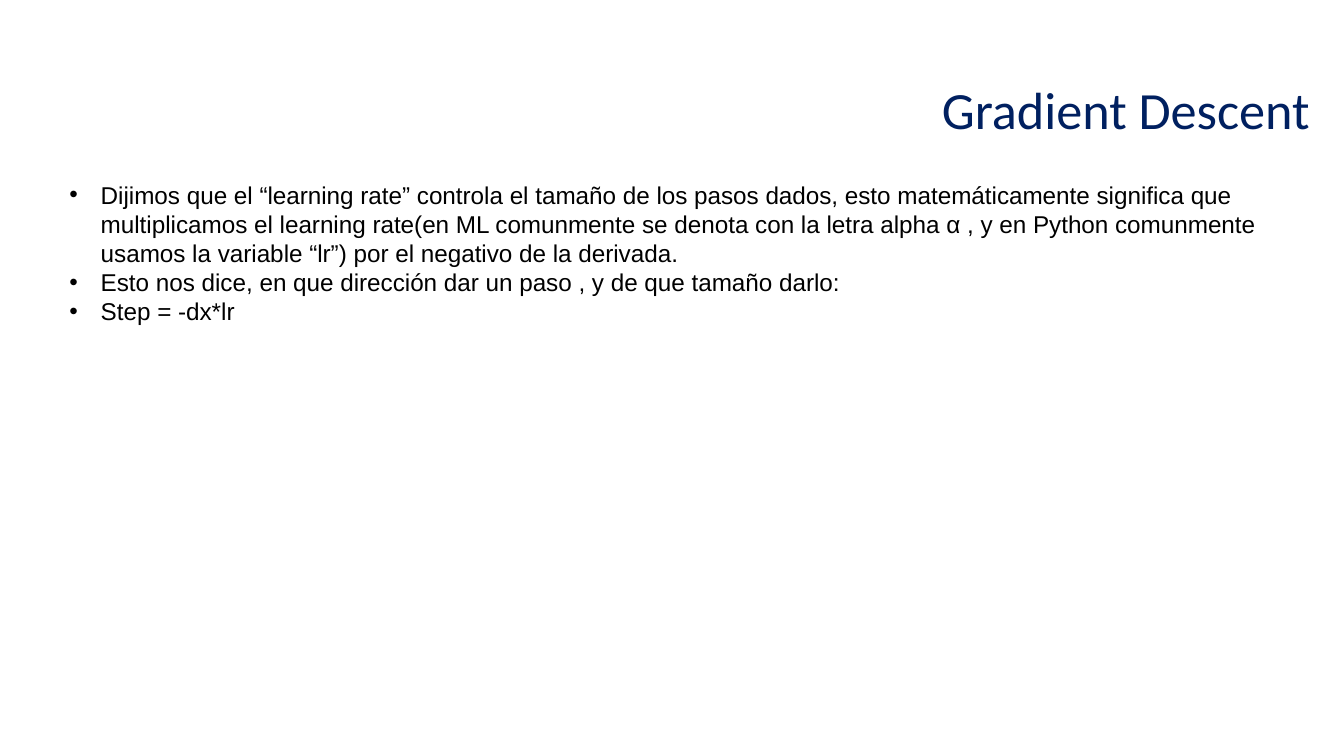
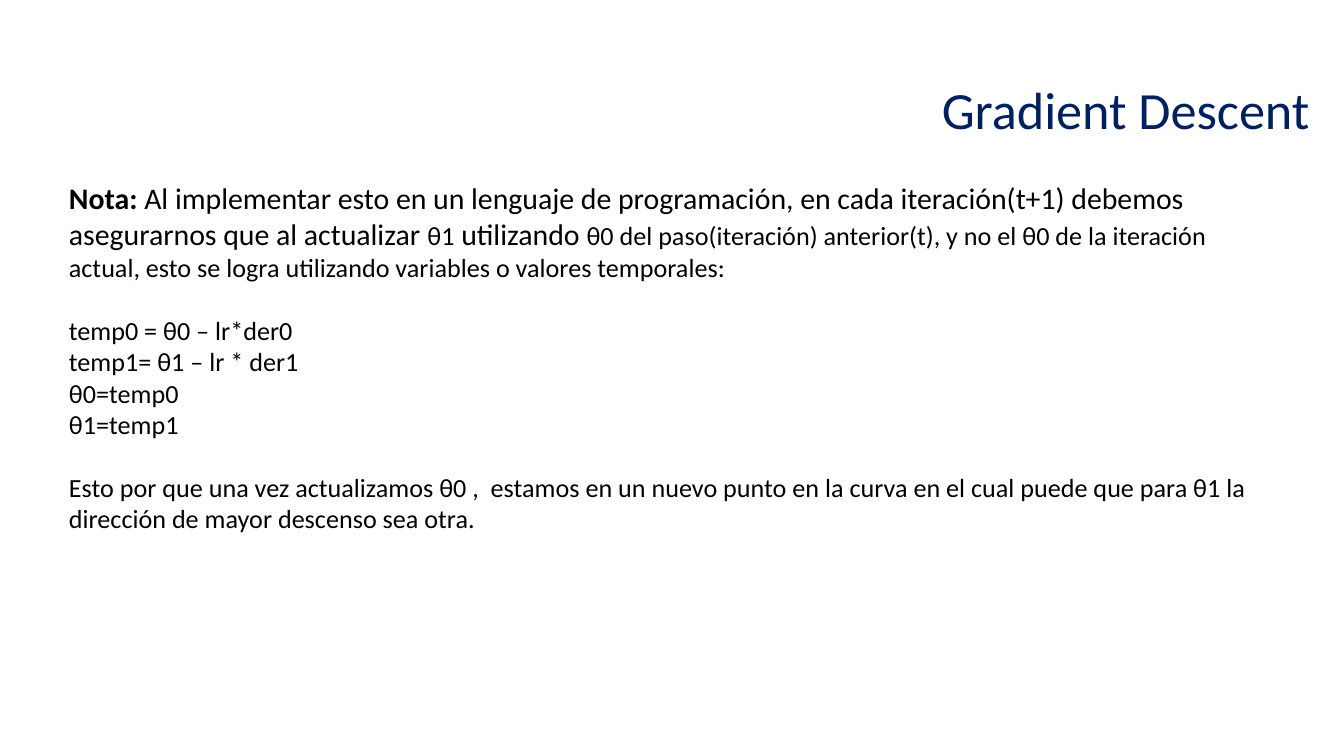
Before and after one commit to ErickDiaz/UFM_Machine_Learning_class, a slide deck: slide 15 of 201801/Clase12_GradientDescent2.pptx (slide 21 before the commit). Drawn at 1344x756 pixels with LibreOffice and Linux fonts; fonts in the diff are those of the drawing; background and template pictures are left out. Boxes give left, top, right and bottom in pixels: in the first picture for what was removed or moved away, otherwise in the second. Text is boxed around its words. In the diff, an @@ line names an element or a change of style, - is before the commit and + after.

```diff
--- a/201801/Clase12_GradientDescent2.pptx
+++ b/201801/Clase12_GradientDescent2.pptx
@@ text at box(69, 187, 1245, 533): text changed; size 13 to 14 pt; font Arial to Calibri @@
-• Dijimos que el “learning rate” controla el tamaño de los pasos dados, esto matemáticamente significa que multiplicamos el learning rate(en ML comunmente se denota con la letra alpha α , y en Python comunmente usamos la variable “lr”) por el negativo de la derivada.
-• Esto nos dice, en que dirección dar un paso , y de que tamaño darlo:
-  Step = -dx*lr
+Nota: Al implementar esto en un lenguaje de programación, en cada iteración(t+1) debemos asegurarnos que al actualizar θ1 utilizando θ0 del paso(iteración) anterior(t), y no el θ0 de la iteración actual, esto se logra utilizando variables o valores temporales:
+temp0 = θ0 – lr*der0
+temp1= θ1 – lr * der1
+θ0=temp0
+θ1=temp1
+Esto por que una vez actualizamos θ0 , estamos en un nuevo punto en la curva en el cual puede que para θ1 la dirección de mayor descenso sea otra.
```
Also in this commit, not shown: 3 other slides changed, 15 slides added, 18 slides removed.
